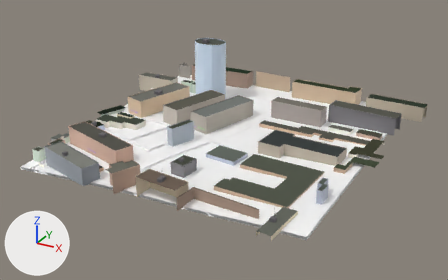
The glTF model public/tiles/0/-1_-14.glb: old version first, new version second.
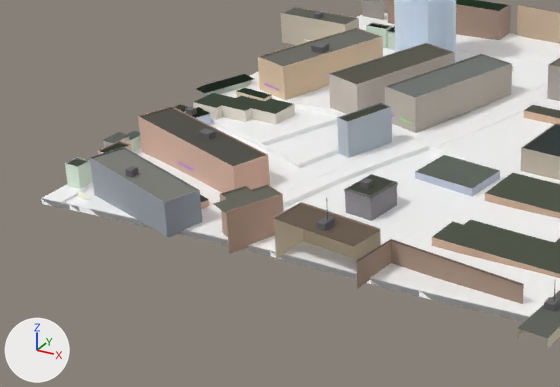
Each version is shown whole from a 50 mm camera at (119.0, 3000.0, 404.1) aimed at (-122.6, 3439.3, 184.4), then close up on the part from 0% to 62% of the width and 25% to 93% of the height. The axes (+X, +Y, +Z) are drawn at lower left. The lights are the same throughout. The first two pictures are the older version. Where no turn or scale is listed for an object, it has been applied to the vertices. Vertices at exactly the same position are counted once.

Script lines for the objects in view, before the commit:
```python
me_t0__1__14 = bpy.data.meshes.new('t0_-1_-14')
me_t0__1__14.from_pydata(...)  # 10419 vertices, 16260 faces; spans x -146.0..146.0, y -137.0..137.0, z -38.0..38.0
me_t0__1__14.materials.append(mat_terrain)
me_t0__1__14.materials.append(mat_mark_a)
me_t0__1__14.materials.append(mat_asphalt)
me_t0__1__14.materials.append(mat_pavement)
me_t0__1__14.materials.append(mat_curb)
me_t0__1__14.materials.append(mat_sidewalk)
me_t0__1__14.materials.append(mat_grass)
me_t0__1__14.materials.append(mat_dirt)
me_t0__1__14.materials.append(mat_shop)
me_t0__1__14.materials.append(mat_facade)
me_t0__1__14.materials.append(mat_wall)
me_t0__1__14.materials.append(mat_neon)
me_t0__1__14.materials.append(mat_roof)
me_t0__1__14.materials.append(mat_facade_house)
me_t0__1__14.materials.append(mat_facade_modern)
me_t0__1__14.materials.append(mat_facade_tuff)
ob_t0__1__14 = bpy.data.objects.new('t0_-1_-14', me_t0__1__14)
ob_t0__1__14.location = (-123.5, 3451.3, 209.5)
```
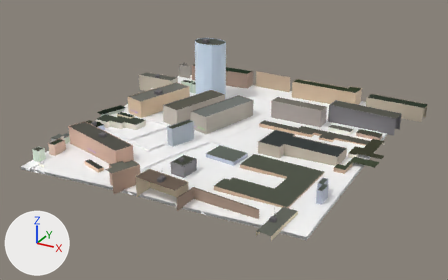
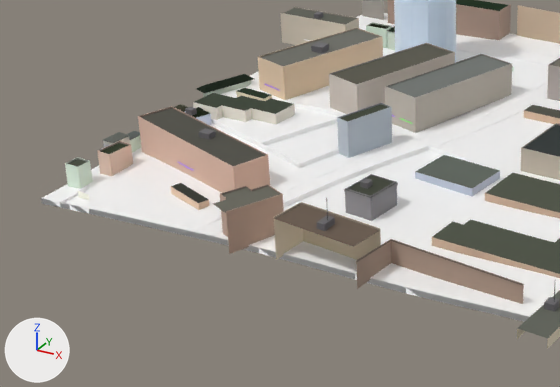
Pixel boxes [x1, y1, x2, y2] of what changed, in the close-ups (560 x 387 px; the box of a moved part takes in the faces that stretch with it):
part 1 of me_t0__1__14, deleted
    before: [90, 147, 202, 238]
part 2 of me_t0__1__14, deleted
    before: [125, 166, 139, 178]
part 3 of me_t0__1__14, moved or reshaped
    both: [41, 199, 98, 216]
part 4 of me_t0__1__14, moved or reshaped
    both: [259, 248, 432, 300]

Diff of the bpy script that builds the scene:
```diff
--- a/public/tiles/0/-1_-14.glb.py
+++ b/public/tiles/0/-1_-14.glb.py
@@ me_t0__1__14 @@
 # used by ob_t0__1__14; location = (-123.5, 3451.3, 209.5)
-me_t0__1__14.from_pydata(...)  # 10419 vertices, 16260 faces; spans x -146.0..146.0, y -137.0..137.0, z -38.0..38.0
+me_t0__1__14.from_pydata(...)  # 10378 vertices, 16212 faces; spans x -146.0..146.0, y -137.0..137.0, z -38.0..38.0
+# me_t0__1__14 part 1: the loose piece of 33 vertices spanning x -113.0..-54.0, y -130.0..-98.0, z -33.0..-16.0 is deleted
+# me_t0__1__14 part 2: the loose piece of 8 vertices spanning x -88.0..-85.0, y -118.0..-115.0, z -17.0..-14.0 is deleted
+# me_t0__1__14 part 3
+# 7 faces are deleted
+# 7 new faces join them, mat_terrain
+# me_t0__1__14 part 4
+# 6 faces are deleted
+# 6 new faces join them, mat_terrain
+# other edits to the shape of me_t0__1__14 do not show in these pictures
 me_t0__1__14.materials.append(mat_terrain)
```
